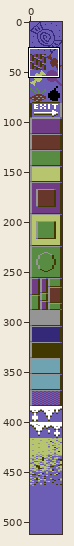
Sprite sheet, stored at gfx/candy_alltiles.png. Above: a wide view before the commit, with the close-up outlined.
Close-up. Earlier state:
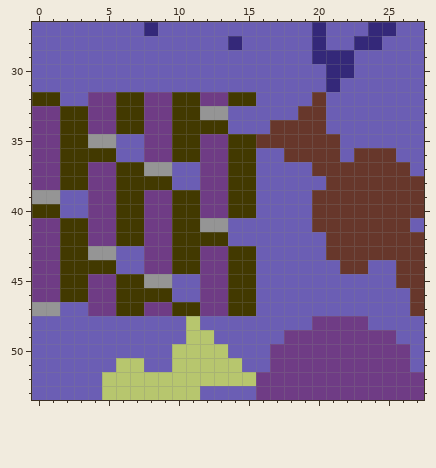
The file is 32x512 pixels. Shown: x 0..27, y 27..53.
Once edited:
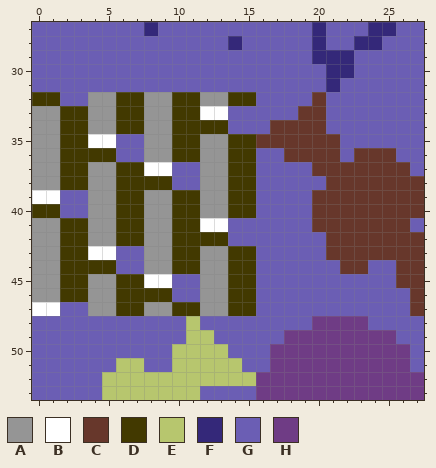
Palette (. is transparent): A #959595  B #ffffff  C #67372b  D #423900  E #b7c66e  F #342879  G #6b5eb4  H #6f3c85
Message: first parts of candy world
The edit:
@@ x 0..15 @@
 31 GGGGGGGGGGGGGGGG
-32 DDGGHHDDHHDDHHDD
-33 HHDDHHDDHHDDAAGG
-34 HHDDHHDDHHDDDDGG
-35 HHDDAAGGHHDDHHDD
-36 HHDDDDGGHHDDHHDD
-37 HHDDHHDDAAGGHHDD
-38 HHDDHHDDDDGGHHDD
-39 AAGGHHDDHHDDHHDD
-40 DDGGHHDDHHDDHHDD
-41 HHDDHHDDHHDDAAGG
-42 HHDDHHDDHHDDDDGG
-43 HHDDAAGGHHDDHHDD
-44 HHDDDDGGHHDDHHDD
-45 HHDDHHDDAAGGHHDD
-46 HHDDHHDDDDGGHHDD
-47 AAGGHHDDHHDDHHDD
+32 DDGGAADDAADDAADD
+33 AADDAADDAADDBBGG
+34 AADDAADDAADDDDGG
+35 AADDBBGGAADDAADD
+36 AADDDDGGAADDAADD
+37 AADDAADDBBGGAADD
+38 AADDAADDDDGGAADD
+39 BBGGAADDAADDAADD
+40 DDGGAADDAADDAADD
+41 AADDAADDAADDBBGG
+42 AADDAADDAADDDDGG
+43 AADDBBGGAADDAADD
+44 AADDDDGGAADDAADD
+45 AADDAADDBBGGAADD
+46 AADDAADDDDGGAADD
+47 BBGGAADDAADDAADD
 48 GGGGGGGGGGGEGGGG
Pixel boxes of the changes (left, top, right, bottom) in both close-ups:
changed: (32, 92, 228, 316)
